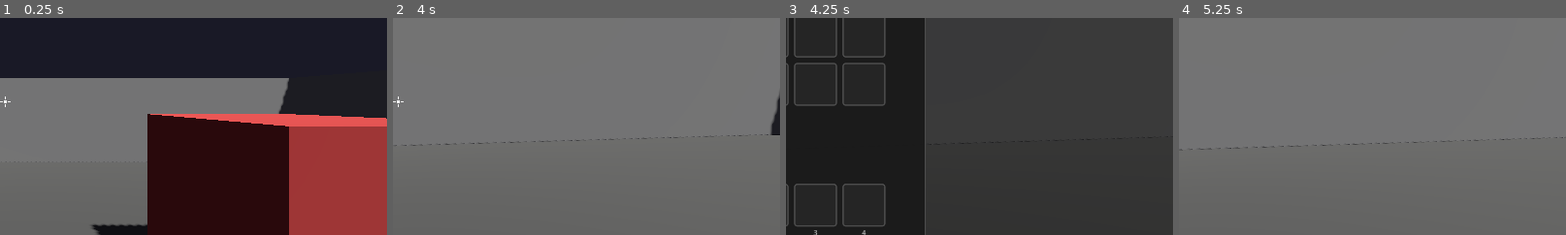
Above: before the commit, frames 1-4 (left to right).
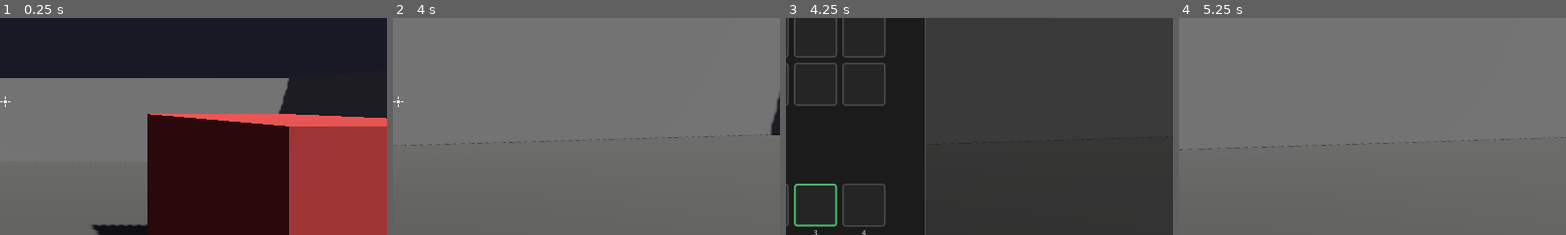
Above: after the commit, the same moments.

Repository: npfe-r/horror_miku
Game: Godot game, scene res://scenes/levels/test_level.tscn
Two runs of this game, one before a commit and one after it. Both use one fixed random seed, a clock stepped at 60 frames per second and the inputs below. The engine's default icon, where the game draws it, is replaced by a stand-in: a white triangle on a blue panel in a dark square.
Inputs (mouse positions are % of the whole screen's width and height, from its top left):
- Up to frame 1 (0.25 s): no input
- Up to frame 2 (4 s): tap Enter at 0.5 s; move the mouse to (55, 50) at 0.52 s; hold W (move_forward) from 0.53 s (still down); tap C (crouch) at 0.6 s; click (55, 50) at 0.67 s; tap Space (jump) at 0.77, 1.52, 3.02, 3.77 s; move the mouse to (45, 50) at 1.27 s; tap E (interact) at 1.35 s; move the mouse to (52, 48) at 2.02 s; tap 1 (quick_slot_1) at 2.1 s; move the mouse to (49, 52) at 2.77 s; tap 2 (quick_slot_2) at 2.85 s; click (49, 52) at 2.92 s; move the mouse to (57, 51) at 3.52 s; tap 3 (quick_slot_3) at 3.6 s
- Up to frame 3 (4.25 s): keep holding W (move_forward); tap Tab (toggle_inventory) at 4.15 s
- Up to frame 4 (5.25 s): release W (move_forward) at 4.25 s; drag from (20, 35) to (35, 25) at 4.27 s; click "关闭 (Tab)" at 5 s
The pictures show only the part of the screen within x 49-99%, y 31-81%; the shares and areas given below are measured in that part.

Frames 1-2 are identical in both runs. In frame 3, 0.5% of the frame differs, in the area x 2-14%, y 76-97%; in frame 4, nothing differs.

Commit message:
feat(inventory): 添加调试日志以跟踪库存操作
添加详细的调试日志信息，包括：
- 库存槽位初始化数量
- 玩家设置时的连接状态
- 显示更新时的控件数量
- 槽位更新时的物品信息
- 节点查找失败时的错误信息

使用 get_node_or_null 替代 find_child 以提高安全性

Diff:
--- a/scripts/items/inventory.gd
+++ b/scripts/items/inventory.gd
@@ -21,6 +21,7 @@
 	slots.clear()
 	for i in range(MAX_SLOTS):
 		slots.append(ItemSlot.new())
+	print("[Inventory] 初始化 %d 个槽位" % MAX_SLOTS)
 
 func add_item(item: ItemData, amount: int = 1) -> bool:
 	if not item:
--- a/scripts/ui/inventory_menu.gd
+++ b/scripts/ui/inventory_menu.gd
@@ -150,8 +150,11 @@
 	if player and player.inventory:
 		player.inventory.inventory_changed.connect(_update_display)
 		player.inventory.selected_slot_changed.connect(_update_quick_bar_selection)
+		print("[InventoryMenu] set_player: connected to inventory signals")
 		_update_display()
 		_update_quick_bar_selection(player.inventory.selected_quick_slot)
+	else:
+		print("[InventoryMenu] set_player: player or inventory is null")
 
 func toggle() -> void:
 	visible = not visible
@@ -184,7 +187,10 @@
 
 func _update_display() -> void:
 	if not player or not player.inventory:
-		return
+		print("[InventoryMenu] _update_display: player or inventory is null")
+		return
+
+	print("[InventoryMenu] _update_display: slot_controls=%d, quick_bar_controls=%d" % [slot_controls.size(), quick_bar_controls.size()])
 
 	for i in range(slot_controls.size()):
 		_update_slot_display(slot_controls[i], i, false)
@@ -193,15 +199,17 @@
 		_update_slot_display(quick_bar_controls[i], i, true)
 
 func _update_slot_display(container: Control, slot_index: int, is_quick_bar: bool) -> void:
-	var panel: PanelContainer = container.find_child("SlotPanel") as PanelContainer
+	var panel: PanelContainer = container.get_node_or_null("SlotPanel") as PanelContainer
 	if not panel:
-		return
-
-	var icon_rect: TextureRect = panel.find_child("Icon") as TextureRect
-	var count_label: Label = panel.find_child("CountLabel") as Label
-	var name_label: Label = panel.find_child("NameLabel") as Label
+		print("[InventoryMenu] _update_slot_display: SlotPanel not found for slot %d, container children: %s" % [slot_index, container.get_children()])
+		return
+
+	var icon_rect: TextureRect = panel.get_node_or_null("MarginContainer/Icon") as TextureRect
+	var count_label: Label = panel.get_node_or_null("CountLabel") as Label
+	var name_label: Label = panel.get_node_or_null("NameLabel") as Label
 
 	if not icon_rect or not count_label or not name_label:
+		print("[InventoryMenu] _update_slot_display: child nodes not found for slot %d" % slot_index)
 		return
 
 	var actual_slot: ItemSlot = null
@@ -213,6 +221,7 @@
 		actual_slot = player.inventory.get_slot(slot_index)
 
 	if actual_slot and not actual_slot.is_empty():
+		print("[InventoryMenu] _update_slot_display: slot %d has item: %s x%d" % [slot_index, actual_slot.item_data.item_name, actual_slot.count])
 		if actual_slot.item_data.icon:
 			icon_rect.texture = actual_slot.item_data.icon
 		else:
@@ -227,7 +236,7 @@
 func _update_quick_bar_selection(index: int) -> void:
 	for i in range(quick_bar_controls.size()):
 		var container: Control = quick_bar_controls[i]
-		var panel: PanelContainer = container.find_child("SlotPanel") as PanelContainer
+		var panel: PanelContainer = container.get_node_or_null("SlotPanel") as PanelContainer
 		if not panel:
 			continue
 		var style: StyleBoxFlat = panel.get_theme_stylebox("panel") as StyleBoxFlat
@@ -256,7 +265,7 @@
 	if not player or not player.inventory:
 		return
 
-	var panel: PanelContainer = container.find_child("SlotPanel") as PanelContainer
+	var panel: PanelContainer = container.get_node_or_null("SlotPanel") as PanelContainer
 	if not panel:
 		return
 
@@ -274,7 +283,7 @@
 	dragged_from_index = slot_index
 	dragged_from_quick_bar = is_quick_bar
 
-	var icon_rect: TextureRect = panel.find_child("Icon") as TextureRect
+	var icon_rect: TextureRect = panel.get_node_or_null("MarginContainer/Icon") as TextureRect
 	if not icon_rect:
 		return
 
@@ -389,7 +398,7 @@
 			container = slot_controls[dragged_from_index]
 
 		if container:
-			var panel: PanelContainer = container.find_child("SlotPanel") as PanelContainer
+			var panel: PanelContainer = container.get_node_or_null("SlotPanel") as PanelContainer
 			if panel:
 				var style: StyleBoxFlat = panel.get_theme_stylebox("panel") as StyleBoxFlat
 				if style:
